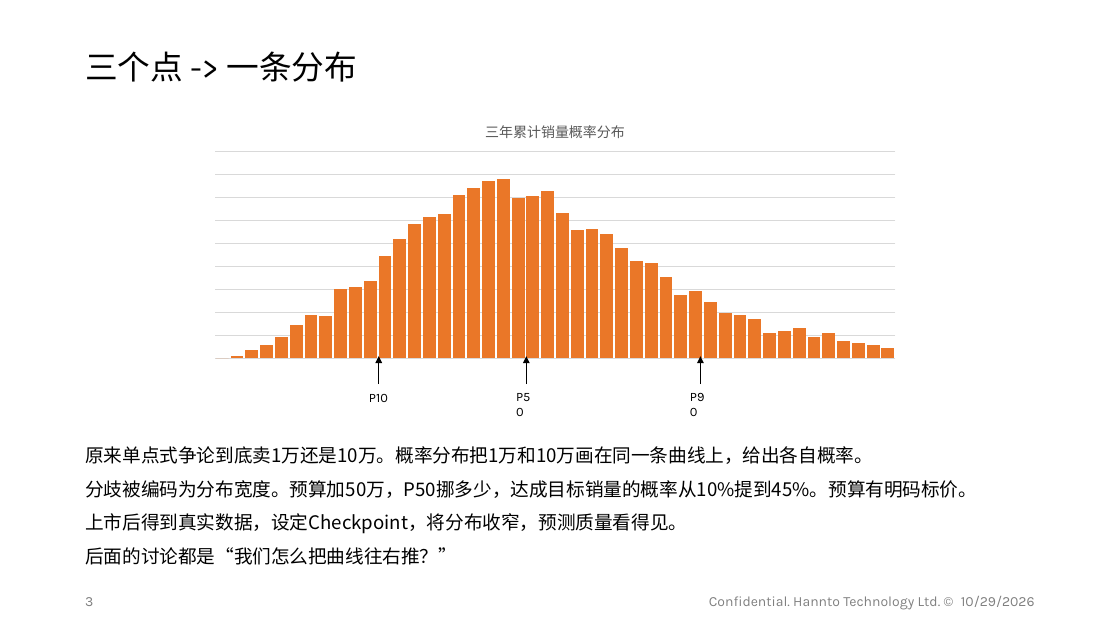
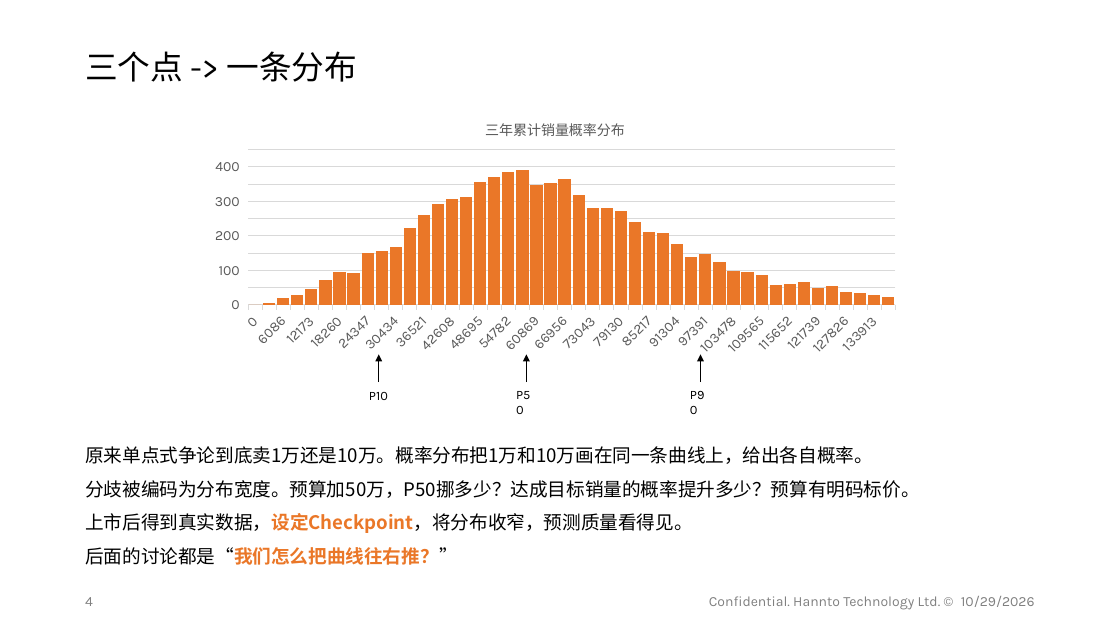
Before and after one commit to shengnanxiang/code_aiken, a slide deck: slide 4 of 极印版 aiken/销量概率模型/销量概率分布模型介绍.pptx (slide 3 before the commit). Drawn at 1120x630 pixels with LibreOffice and Linux fonts; fonts in the diff are those of the drawing; background and template pictures are left out. Boxes give left, top, right and bottom in pixels: in the first picture for what was removed or moved away, otherwise in the second. Text is boxed around its words. In the diff, an @@ line names an element or a change of style, - is before the commit and + after.

```diff
--- a/极印版 aiken/销量概率模型/销量概率分布模型介绍.pptx
+++ b/极印版 aiken/销量概率模型/销量概率分布模型介绍.pptx
@@ column chart at bbox=[201, 106, 910, 362] @@
-categories: 1, 2, 3, 4, 5, 6, 7, 8, 9, 10, 11, 12, 13, 14, 15, 16, 17, 18, 19, 20, 21, 22, 23, 24, 25, 26, 27, 28, 29, 30, 31, 32, 33, 34, 35, 36, 37, 38, 39, 40, 41, 42, 43, 44, 45, 46
+categories: 0, 3043, 6086, 9130, 12173, 15217, 18260, 21304, 24347, 27391, 30434, 33478, 36521, 39565, 42608, 45652, 48695, 51739, 54782, 57826, 60869, 63913, 66956, 70000, 73043, 76086, 79130, 82173, 85217, 88260, 91304, 94347, 97391, 100434, 103478, 106521, 109565, 112608, 115652, 118695, 121739, 124782, 127826, 130869, 133913, 136956
-Series 1: 0, 1, 5, 7, 12, 19, 24, 24, 39, 40, 43, 57, 66, 75, 79, 80, 91, 95, 99, 100, 89, 91, 94, 81, 72, 72, 69, 61, 54, 53, 45, 35, 38, 32, 25, 24, 22, 14, 15, 17, 12, 14, 9, 8, 7, 6
+Series 1: 0, 0, 20, 30, 50, 70, 100, 90, 150, 160, 170, 220, 260, 290, 310, 310, 360, 370, 380, 390, 350, 350, 360, 320, 280, 280, 270, 240, 210, 210, 180, 140, 150, 120, 100, 100, 80, 60, 60, 60, 50, 50, 40, 30, 30, 20
@@ category axis changed @@
@@ value axis changed @@
@@ text at bbox=[85, 480, 920, 498]: text changed @@
-分歧被编码为分布宽度。预算加50万，P50挪多少，达成目标销量的概率从10%提到45%。预算有明码标价。
+分歧被编码为分布宽度。预算加50万，P50挪多少？达成目标销量的概率提升多少？预算有明码标价。
@@ text at bbox=[85, 513, 693, 565]: text colour #000000 to #EA7728, bold on in "上市后得到真实数据，设定Checkpoint，将分布收窄，预测质量看得见。", "后面的讨论都是“我们怎么把曲线往右推？”" @@
@@ page number at bbox=[85, 597, 93, 606]: text changed @@
-3
+4
```
Also in this commit, not shown: 2 other slides changed, 2 slides added.
